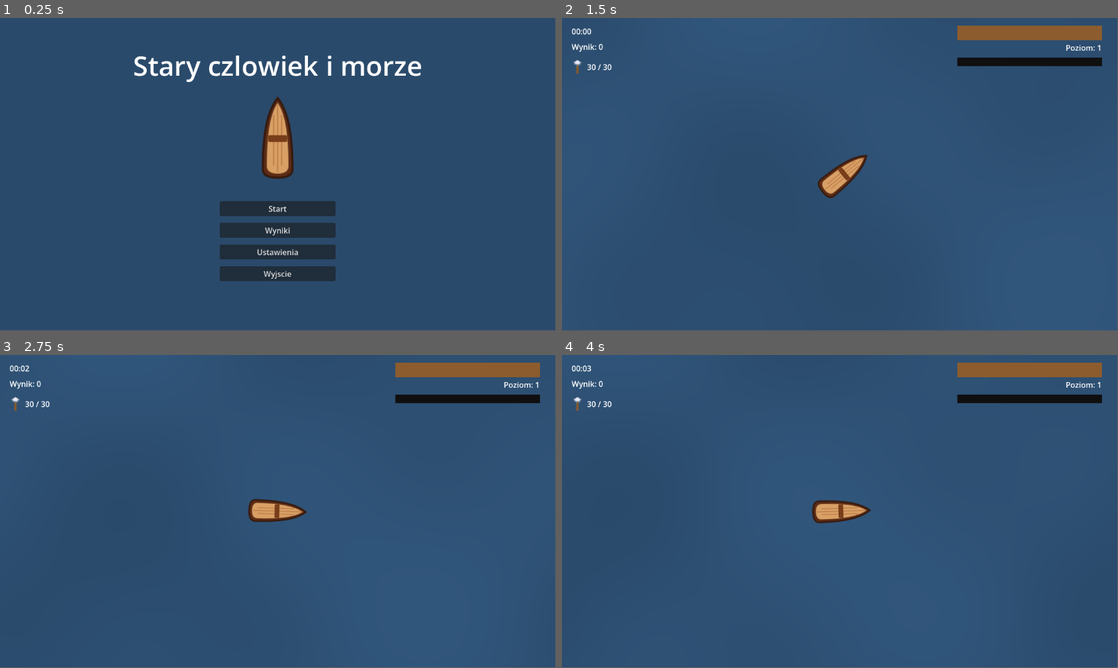
Above: before the commit, frames 1-4 (two rows, left to right).
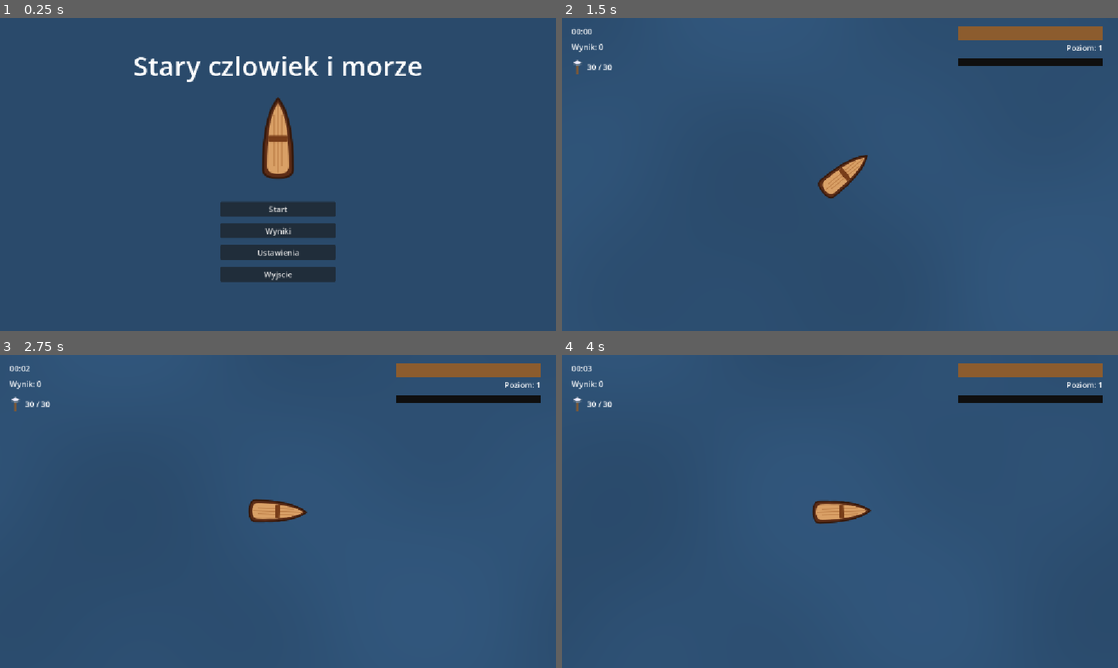
Above: after the commit, the same moments.

Repository: stap1/SCIM
Game: Godot game, scene res://scenes/MainMenu.tscn
Two runs of this game, one before a commit and one after it. Both use one fixed random seed, a clock stepped at 60 frames per second and the inputs below. The engine's default icon, where the game draws it, is replaced by a stand-in: a white triangle on a blue panel in a dark square.
Inputs (mouse positions are in pixels of both pictures, inside the frame that each line leads up to):
- Up to frame 1 (0.25 s): no input
- Up to frame 2 (1.5 s): click "Start" at 0.5 s; tap Enter at 1.25 s; move the mouse to (962, 158) at 1.27 s; hold D (move_right) from 1.28 s (still down); hold Shift from 1.28 s (still down); click (962, 158) at 1.42 s
- Up to frame 3 (2.75 s): release D (move_right) at 2 s; release Shift at 2 s; drag from (166, 527) to (294, 511) at 2.02 s
- Up to frame 4 (4 s): move the mouse to (895, 442) at 2.77 s; hold D (move_right) 2.78-3.5 s; tap Ctrl at 2.85 s; drag from (812, 574) to (673, 464) at 3.52 s
In our replay, the window is 799x449 before the commit and 800x450 after it. These sizes can differ from the game's own. Grey fills any space a smaller window leaves; there, only what the larger window draws over its background counts as a difference.

The runs differ from the first frame. In frame 1, 1.4% of the frame differs, in the area x 24-76%, y 12-85%; in frame 2, 0.5%; in frame 3, 0.5%; in frame 4, 0.5%.

Commit message:
QA #2: HUD nie wykracza poza ekran - kotwice + stretch
HUD jest poprawnie w CanvasLayer (nie w swiecie), wiec problem to KOTWICE:
prawa kolumna (HealthBar/LevelLabel/XPBar) miala absolutne offsety x ~820-1120
z domyslna kotwica lewy-gora, wiec clipowala na viewportcie wezszym niz ~1120.

- prawa kolumna przekotwiczona do PRAWEJ krawedzi (anchor 1.0, offsety ujemne:
  -332..-32 = 32 px marginesu, 300 px szer.) -> trzyma sie krawedzi przy kazdej szer.
- BossWarning przekotwiczony do srodka (anchor 0.5)
- project.godot [display]: viewport 1152x648 + stretch canvas_items + aspect expand
  -> cale UI skaluje sie z oknem (wazne dla buildu web)
- test_hud_anchors.gd: kotwice prawej kolumny i srodka + ustawienia stretch

run_checks: 253 testy / 635 asercji (smoke OK mimo zmiany trybu stretch).

Co-Authored-By: Claude Opus 4.8 <noreply@anthropic.com>

Diff:
--- a/project.godot
+++ b/project.godot
@@ -14,6 +14,13 @@
 run/main_scene="res://scenes/MainMenu.tscn"
 config/features=PackedStringArray("4.6", "Forward Plus")
 config/icon="res://icon.svg"
+
+[display]
+
+window/size/viewport_width=1152
+window/size/viewport_height=648
+window/stretch/mode="canvas_items"
+window/stretch/aspect="expand"
 
 [autoload]
 
--- a/scenes/ui/hud.tscn
+++ b/scenes/ui/hud.tscn
@@ -33,9 +33,11 @@
 text = "Wynik: 0"
 
 [node name="HealthBar" type="ProgressBar" parent="."]
-offset_left = 820.0
+anchor_left = 1.0
+anchor_right = 1.0
+offset_left = -332.0
 offset_top = 16.0
-offset_right = 1120.0
+offset_right = -32.0
 offset_bottom = 46.0
 max_value = 100.0
 value = 100.0
@@ -59,17 +61,21 @@
 text = "20 / 20"
 
 [node name="LevelLabel" type="Label" parent="."]
-offset_left = 820.0
+anchor_left = 1.0
+anchor_right = 1.0
+offset_left = -332.0
 offset_top = 50.0
-offset_right = 1120.0
+offset_right = -32.0
 offset_bottom = 78.0
 horizontal_alignment = 2
 text = "Poziom: 1"
 
 [node name="XPBar" type="ProgressBar" parent="."]
-offset_left = 820.0
+anchor_left = 1.0
+anchor_right = 1.0
+offset_left = -332.0
 offset_top = 82.0
-offset_right = 1120.0
+offset_right = -32.0
 offset_bottom = 100.0
 max_value = 10.0
 value = 0.0
@@ -79,9 +85,11 @@
 
 [node name="BossWarning" type="Label" parent="."]
 visible = false
-offset_left = 300.0
+anchor_left = 0.5
+anchor_right = 0.5
+offset_left = -275.0
 offset_top = 90.0
-offset_right = 850.0
+offset_right = 275.0
 offset_bottom = 150.0
 theme_override_colors/font_color = Color(1, 0.3, 0.2, 1)
 theme_override_font_sizes/font_size = 44
--- /dev/null
+++ b/test/test_hud_anchors.gd
@@ -0,0 +1,41 @@
+extends GutTest
+
+# QA #2: HUD nie wykracza poza ekran. HUD jest w CanvasLayer (poprawnie), wiec naprawa
+# to KOTWICE: prawa kolumna przyklejona do prawej krawedzi, ostrzezenie do srodka.
+# Dodatkowo tryb stretch w project.godot daje niezaleznosc od rozdzielczosci.
+
+const HUDScene := preload("res://scenes/ui/hud.tscn")
+
+# --- Kotwice: prawa kolumna przyklejona do prawej krawedzi ---
+
+func test_right_column_anchored_to_right() -> void:
+	var hud = HUDScene.instantiate()
+	add_child_autofree(hud)
+	await wait_physics_frames(1)
+	for node_name in ["HealthBar", "LevelLabel", "XPBar"]:
+		var node: Control = hud.get_node(node_name)
+		assert_almost_eq(node.anchor_left, 1.0, 0.001, "%s.anchor_left = 1 (prawa krawedz)" % node_name)
+		assert_almost_eq(node.anchor_right, 1.0, 0.001, "%s.anchor_right = 1 (prawa krawedz)" % node_name)
+		assert_lt(node.offset_right, 0.0, "%s offset_right ujemny (margines od prawej)" % node_name)
+
+func test_boss_warning_centered() -> void:
+	var hud = HUDScene.instantiate()
+	add_child_autofree(hud)
+	await wait_physics_frames(1)
+	var warn: Control = hud.get_node("BossWarning")
+	assert_almost_eq(warn.anchor_left, 0.5, 0.001, "BossWarning kotwiczony do srodka")
+	assert_almost_eq(warn.anchor_right, 0.5, 0.001, "BossWarning kotwiczony do srodka")
+
+# --- Niezaleznosc od rozdzielczosci (project.godot) ---
+
+func test_stretch_mode_canvas_items() -> void:
+	assert_eq(ProjectSettings.get_setting("display/window/stretch/mode"), "canvas_items",
+		"stretch canvas_items - UI skaluje sie z oknem")
+	assert_eq(ProjectSettings.get_setting("display/window/stretch/aspect"), "expand",
+		"aspect expand - szersze ekrany pokazuja wiecej, zamiast ucinac HUD")
+
+func test_base_viewport_size() -> void:
+	assert_eq(int(ProjectSettings.get_setting("display/window/size/viewport_width")), 1152,
+		"bazowa szerokosc viewportu")
+	assert_eq(int(ProjectSettings.get_setting("display/window/size/viewport_height")), 648,
+		"bazowa wysokosc viewportu")
Not shown, added: test/test_hud_anchors.gd.uid
